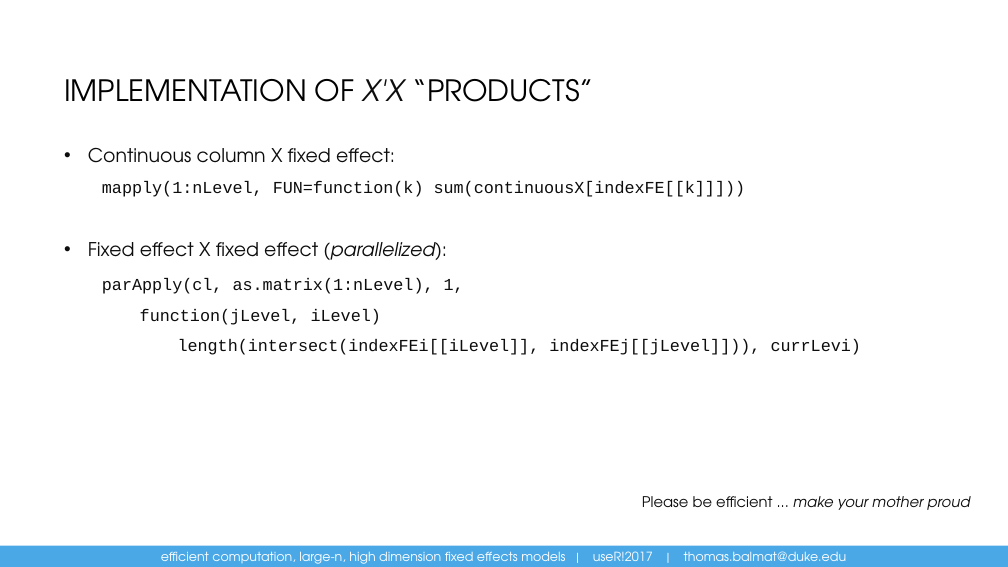
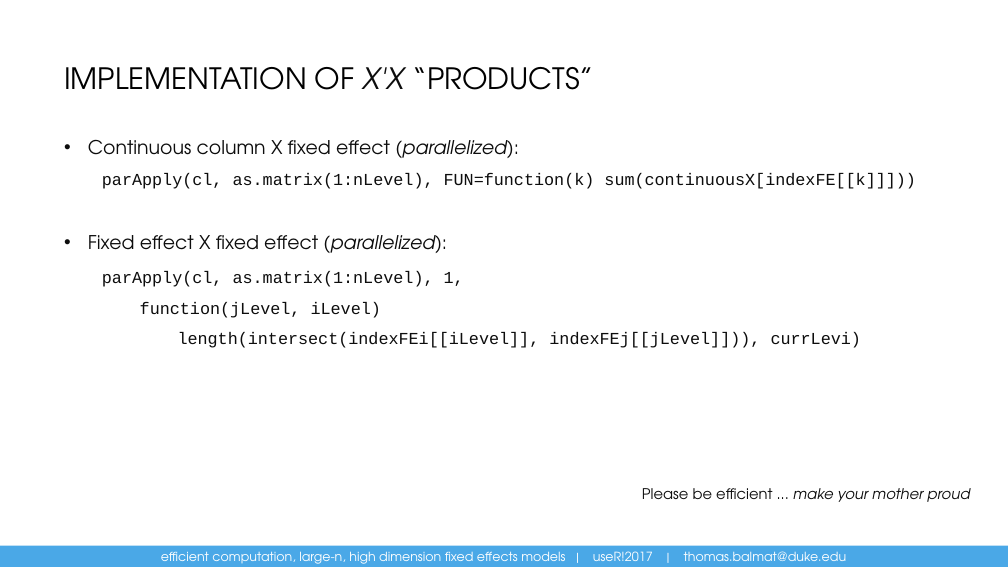
Before and after one commit to DukeSynthProj/FixedEffectsSolutionResources, a slide deck: slide 14 of EfficientComputationFixedEffectsRConference.pptx. Drawn at 1008x567 pixels with LibreOffice and Linux fonts; fonts in the diff are those of the drawing. Boxes give left, top, right and bottom in pixels: in the first picture for what was removed or moved away, otherwise in the second. Text is boxed around its words. In the diff, an @@ line names an element or a change of style, - is before the commit and + after.

```diff
--- a/EfficientComputationFixedEffectsRConference.pptx
+++ b/EfficientComputationFixedEffectsRConference.pptx
@@ title "IMPLEMENTATION OF X'X “PRODUCTS”" at [64,67,594,90]: vertical alignment bottom to top @@
@@ text "Continuous column X fixed effect ...": place and size @@
-text "Continuous column X fixed effect ..." at [88,148,970,510]
+text "Continuous column X fixed effect ..." at [88,140,970,502]
@@ text at [88,140,916,189]: text changed @@
-• Continuous column X fixed effect:
-  mapply(1:nLevel, FUN=function(k) sum(continuousX[indexFE[[k]]]))
+• Continuous column X fixed effect (parallelized):
+  parApply(cl, as.matrix(1:nLevel), FUN=function(k) sum(continuousX[indexFE[[k]]]))
```
Also in this commit, not shown: 25 other slides changed.
